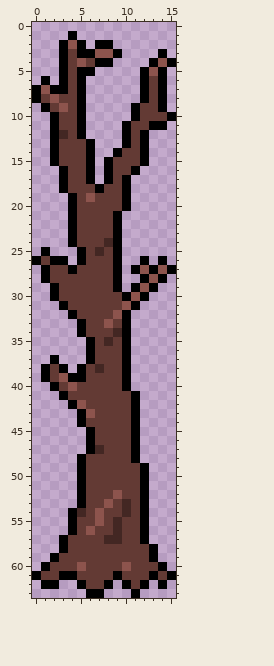
One commit to this pixel-art sprite: res/Sprites/static/tree01.png. Above: the version before the commit.
The file is 16x64 pixels.
Once edited:
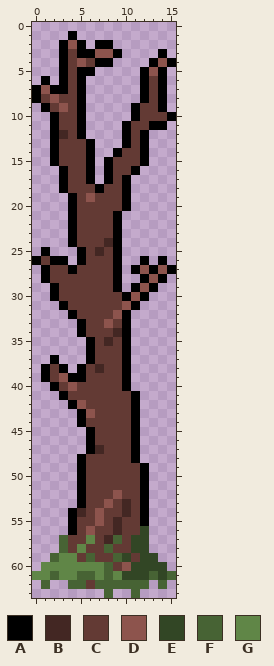
Palette (. is transparent): A #000000  B #432723  C #633a34  D #8d544d  E #324625  F #476334  G #608647
Diff:
@@ x 0..15 @@
 55 ....ACCDCBCCA...
-56 ....ACDCCBCCA...
-57 ...ACCCCBBCCA...
-58 ...ACCCCCCCCCA..
-59 ..ACCCCCCCCCCA..
-60 .ACCCDCCCCDCCCA.
-61 ACCAACCCCACCCACA
-62 .AA..ACCA.ACA.A.
-63 ......AA...A....
+56 ....ACDCCBCCE...
+57 ...FCCGCBFCEE...
+58 ...FCGCCFCCEE...
+59 ..FGGCFCCFECEE..
+60 .GGGGGGGFCDEEEE.
+61 GGFGGFFGFGEEEFEF
+62 .F..FFCFFFFFF.F.
+63 ........F..F....
Changed places in both pictures, as pixel boxes (x1, y1, x2, y2):
changed: (32, 526, 176, 598)
